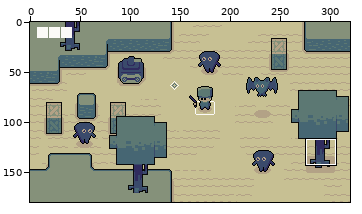
Pixel-art file: assets/sprites/global.aseprite. The picture above shows the old version from afar; the outline marks the close-up.
Close-up. Before the edit:
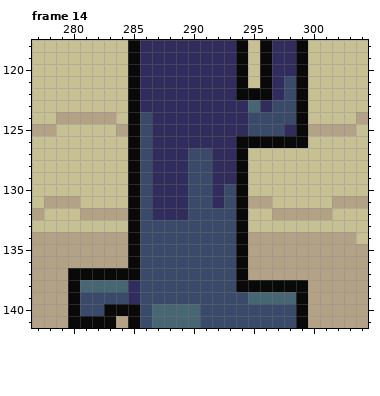
320x180 pixels, 14 frames. Shown: frame 14: x 277..304, y 118..141.
And afterwards:
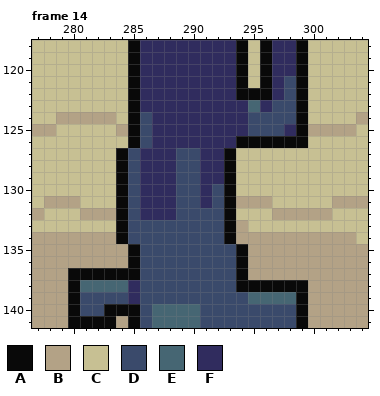
Palette (. is transparent): A #090909  B #b3a286  C #c7c093  D #3a4a6b  E #466673  F #302c5e
The edit:
{"where": "frame 14, layer \"particles\""}
{"frame":14,"y":127,"x":284,"old":"CAD","new":"ADF"}
{"frame":14,"y":127,"x":289,"old":"F","new":"D"}
{"frame":14,"y":127,"x":291,"old":"D","new":"F"}
{"frame":14,"y":127,"x":293,"old":"FA","new":"AC"}
{"frame":14,"y":128,"x":284,"old":"CAD","new":"ADF"}
{"frame":14,"y":128,"x":289,"old":"F","new":"D"}
{"frame":14,"y":128,"x":291,"old":"D","new":"F"}
{"frame":14,"y":128,"x":293,"old":"FA","new":"AC"}
{"frame":14,"y":129,"x":284,"old":"CAD","new":"ADF"}
{"frame":14,"y":129,"x":289,"old":"F","new":"D"}
{"frame":14,"y":129,"x":291,"old":"D","new":"F"}
{"frame":14,"y":129,"x":293,"old":"FA","new":"AC"}
{"frame":14,"y":130,"x":284,"old":"CAD","new":"ADF"}
{"frame":14,"y":130,"x":289,"old":"F","new":"D"}
{"frame":14,"y":130,"x":291,"old":"DFDA","new":"FDAC"}
{"frame":14,"y":131,"x":284,"old":"CAD","new":"ADF"}
{"frame":14,"y":131,"x":289,"old":"F","new":"D"}
{"frame":14,"y":131,"x":291,"old":"DFDA","new":"FDAB"}
{"frame":14,"y":132,"x":284,"old":"BAD","new":"ADF"}
{"frame":14,"y":132,"x":289,"old":"F","new":"D"}
{"frame":14,"y":132,"x":293,"old":"DA","new":"AC"}
{"frame":14,"y":133,"x":284,"old":"CA","new":"AD"}
{"frame":14,"y":133,"x":293,"old":"DA","new":"AB"}
{"frame":14,"y":134,"x":284,"old":"BA","new":"AD"}
{"frame":14,"y":134,"x":293,"old":"DA","new":"AB"}
